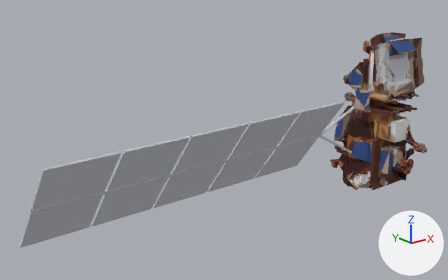
Two versions of the glTF model site/models/noaa21.glb, one commit apart.
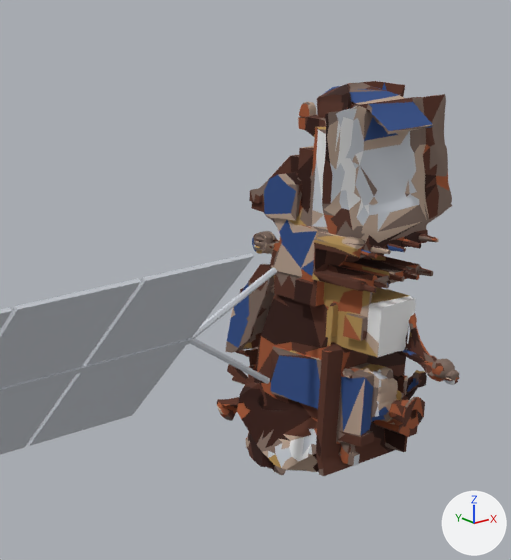
Each version appears first whole from a 50 mm camera at (-13.27, -9.96, 4.29) aimed at (-4.88, 0.53, 0.1), and next in a close-up on the part from 54% to 100% of the width and 0% to 80% of the height. Lighting does not change. The marker at lower right points along +X, +Y and +Z. The older version's two pictures come first. Where no turn or scale is listed for an object, it has been applied to the vertices. Vertices at exactly the same position are counted once.

Objects in the first close-up: 'body', 'foil', 'solar-panel'.
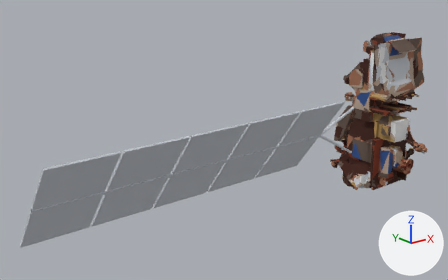
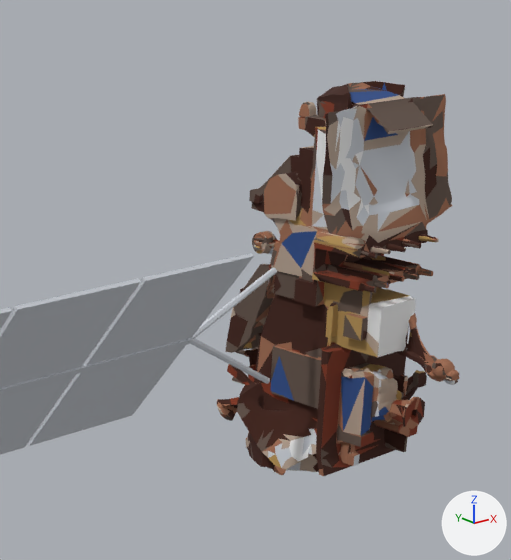
Where the newer file only moved an object's origin or applied its transform, the numbers keep the older frame.

Changed parts and their boxes (x1, y1, x2, y2) in the close-ups (511 x 560 px):
part 1 of me_body, reshaped (mostly hidden before): before (418, 236, 435, 242); after (227, 86, 433, 409)
part 2 of me_body, recoloured: (218, 81, 444, 476) in both
part 3 of me_body, recoloured: (232, 84, 458, 467) in both
part 4 of me_body, recoloured: (227, 101, 421, 467) in both
part 5 of me_body, recoloured: (269, 247, 301, 470) in both
part 6 of me_body, edited (looks the same): (217, 95, 456, 472) in both
part 7 of me_body, edited (looks the same): (217, 81, 436, 472) in both
part 8 of me_body, recoloured: (259, 125, 432, 455) in both
part 9 of me_body, recoloured: (223, 82, 459, 472) in both
part 10 of me_body, recoloured: (217, 82, 459, 476) in both
part 11 of me_body, recoloured: (237, 131, 449, 419) in both
part 12 of me_body, recoloured: (217, 83, 459, 464) in both
part 13 of me_body, recoloured: (248, 127, 437, 435) in both
part 14 of me_solar_panel, deleted: before (252, 175, 418, 392)
part 15 of me_solar_panel, reshaped: before (227, 220, 320, 409)
part 16 of me_solar_panel, deleted (blue): before (322, 82, 433, 131)

Edits to the bpy script that builds the scene:
```text
Add mat_own__a06d52:
    mat_own__a06d52 = principled_material('own #a06d52')
    mat_own__a06d52.base_color = (0.353, 0.153, 0.0854)  # brown #a06d52
    mat_own__a06d52.roughness = 1.0
Add mat_own__7f341c:
    mat_own__7f341c = principled_material('own #7f341c')
    mat_own__7f341c.base_color = (0.214, 0.0349, 0.0115)  # brown #7f341c
    mat_own__7f341c.roughness = 1.0
Add mat_own__421f14:
    mat_own__421f14 = principled_material('own #421f14')
    mat_own__421f14.base_color = (0.0543, 0.0136, 0.00684)  # brown #421f14
    mat_own__421f14.roughness = 1.0
Add mat_own__64534a:
    mat_own__64534a = principled_material('own #64534a')
    mat_own__64534a.base_color = (0.127, 0.0866, 0.0677)  # brown #64534a
    mat_own__64534a.roughness = 1.0
Add mat_own__b7a392:
    mat_own__b7a392 = principled_material('own #b7a392')
    mat_own__b7a392.base_color = (0.472, 0.365, 0.287)  # beige #b7a392
    mat_own__b7a392.roughness = 1.0
Change me_body:
    remove me_body.from_pydata(...)  # 7791 vertices, 14604 faces; spans x -5.33..5.33, y -1.45..1.45, z -2.13..2.13
    add me_body.from_pydata(...)  # 7852 vertices, 14937 faces; spans x -5.33..5.33, y -1.45..1.45, z -2.13..2.13
    me_body part 1
    1 vertex is removed from x 4.22, y 0.67, z 0.3
    31 faces are deleted
    4 vertices move within x 4.65..4.86, y 0.66..0.67, z -0.09..0.88
    62 vertices are added at x 3.69..4.89, y -0.81..1.2, z -1.82..2.09
    126 new faces join them, mat_own__421f14 (brown #421f14)
    13 new faces join them, mat_own__b7a392 (beige #b7a392)
    125 new faces join them, mat_own__64534a (brown #64534a)
    100 new faces join them, mat_own__a06d52 (brown #a06d52)
    me_body part 2: 2018 faces spanning x 3.24..5.33, y -1.44..1.44, z -2.12..2.13 switch from mat_own__5b3325 (brown #5b3325) to mat_own__421f14 (brown #421f14)
    me_body part 3: 965 faces spanning x 3.22..5.25, y -1.45..1.43, z -2.13..2.13 switch from mat_own__5b3325 (brown #5b3325) to mat_own__64534a (brown #64534a)
    me_body part 4: 792 faces spanning x 3.67..5.33, y -1.27..1.27, z -2.08..1.99 switch from mat_own__5b3325 (brown #5b3325) to mat_own__7f341c (brown #7f341c)
    me_body part 5: 40 faces spanning x 3.77..4.45, y -0.33..0.93, z -2.1..1.73 switch from mat_own__bba391 (beige #bba391) to mat_own__cacfd6 (light grey #cbcfd6)
    me_body part 6: 1942 faces spanning x 3.25..5.23, y -1.44..1.43, z -2.13..2.0 switch from mat_own__bba391 (beige #bba391) to mat_own__b7a392 (beige #b7a392)
    me_body part 7: 1741 faces spanning x 3.24..5.33, y -1.23..1.44, z -2.09..2.13 switch from mat_own__35160c (brown #35160c) to mat_own__421f14 (brown #421f14)
    me_body part 8: 225 faces spanning x 3.8..4.93, y -0.99..1.44, z -2.13..1.98 switch from mat_own__806c61 (brown #806c61) to mat_own__b7a392 (beige #b7a392)
    me_body part 9: 1430 faces spanning x 3.25..5.33, y -1.44..1.44, z -2.13..2.13 switch from mat_own__806c61 (brown #806c61) to mat_own__64534a (brown #64534a)
    me_body part 10: 1950 faces spanning x 3.22..5.33, y -1.45..1.45, z -2.13..2.13 switch from mat_own__806c61 (brown #806c61) to mat_own__a06d52 (brown #a06d52)
    me_body part 11: 345 faces spanning x 3.22..5.33, y -1.42..1.3, z -2.06..1.78 switch from mat_own__a25734 (brown #a25734) to mat_own__64534a (brown #64534a)
    me_body part 12: 1768 faces spanning x 3.26..5.26, y -1.45..1.3, z -2.09..2.13 switch from mat_own__a25734 (brown #a25734) to mat_own__a06d52 (brown #a06d52)
    me_body part 13: 377 faces spanning x 3.69..5.1, y -1.11..1.18, z -1.94..1.71 switch from mat_own__a25734 (brown #a25734) to mat_own__7f341c (brown #7f341c)
Change me_solar_panel:
    remove me_solar_panel.from_pydata(...)  # 752 vertices, 565 faces; spans x -5.29..5.29, y -1.28..1.28, z -2.03..2.03
    remove me_solar_panel.materials.append(mat_own__314f89)  # blue #314f89
    add me_solar_panel.from_pydata(...)  # 445 vertices, 248 faces; spans x -5.29..5.28, y -0.95..1.28, z -1.69..2.02
    me_solar_panel part 14: 23 loose pieces with 223 vertices, spanning x 3.27..5.29, y -1.28..1.11, z -2.03..1.89, are deleted
    me_solar_panel part 15
    31 vertices are removed from x 3.93..4.93, y -0.35..1.07, z -1.4..0.59
    37 faces are deleted
    3 vertices are added at (4.67, -0.47, -0.74), (5.11, -0.46, -0.63), (4.87, -0.48, -1.42)
    1 new face joins them
    me_solar_panel part 16
    56 vertices are removed from x 4.07..4.83, y -0.8..0.24, z 1.55..2.03
    80 faces are deleted
    add me_solar_panel.materials.append(mat_own__304f8b)  # blue #304f8b
```
